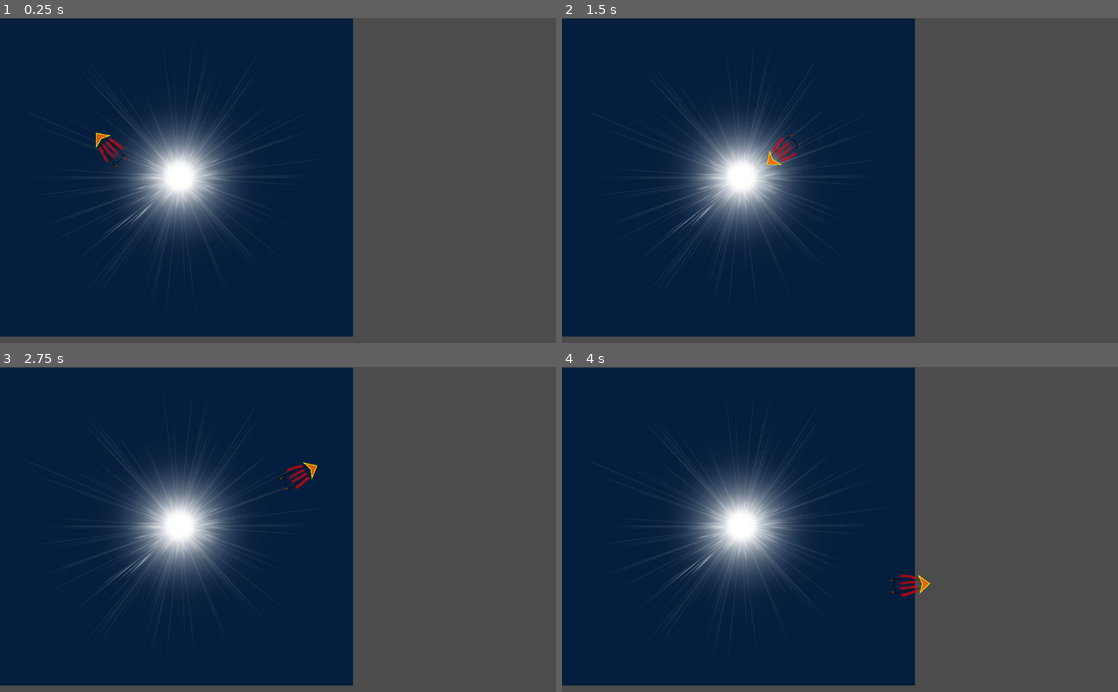
Above: before the commit, frames 1-4 (two rows, left to right).
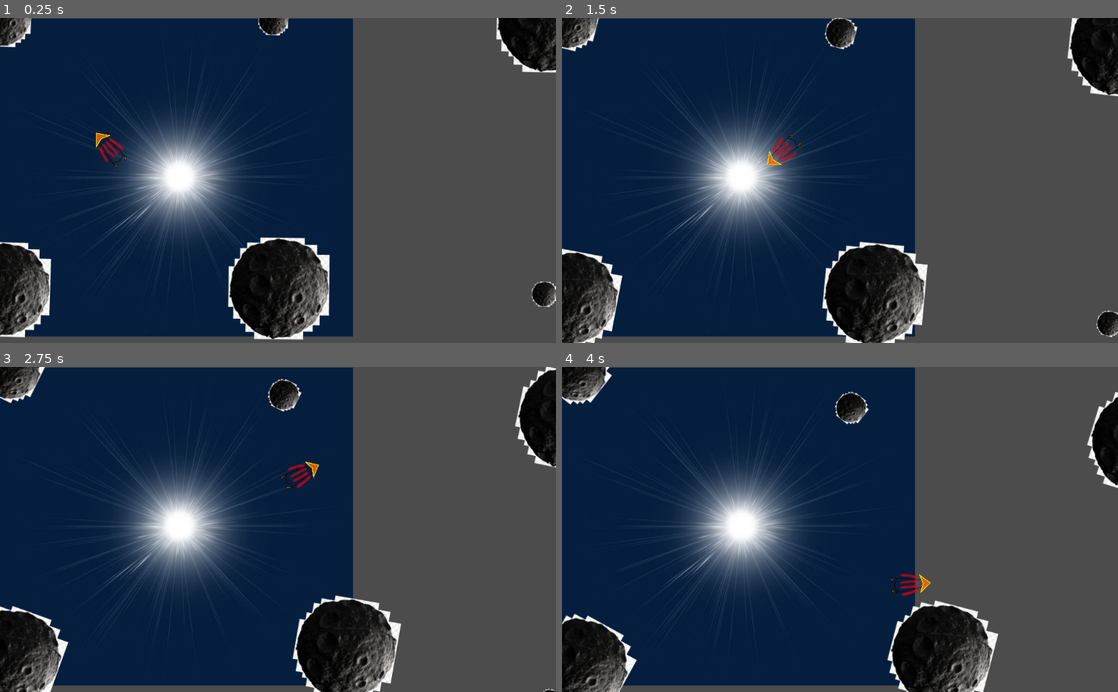
Above: after the commit, the same moments.

Repository: TimelyToga/mini-godot-games
Game: Godot game, scene res://Main2D.tscn
The game is run twice, just before and just after one commit, with the same random seed, the same clock (stepped at 60 frames per second) and the same inputs.
Inputs (mouse positions are in pixels of both pictures, inside the frame that each line leads up to):
- Up to frame 1 (0.25 s): no input
- Up to frame 2 (1.5 s): move the mouse to (962, 164) at 0.52 s; press the mouse at (962, 164) at 0.53 s; move the mouse to (728, 196) at 1.27 s; release the mouse at (728, 196) at 1.28 s; click (728, 196) at 1.35 s
- Up to frame 3 (2.75 s): move the mouse to (333, 458) at 2.02 s; press the mouse at (333, 458) at 2.03 s
- Up to frame 4 (4 s): move the mouse to (812, 594) at 2.77 s; release the mouse at (812, 594) at 2.78 s; click (812, 594) at 2.85 s; move the mouse to (1006, 578) at 3.52 s; press the mouse at (1006, 578) at 3.53 s

The runs differ from the first frame. In frame 1, 9.6% of the frame differs, in the area x 0-100%, y 0-100%; in frame 2, 10%; in frame 3, 9.6%; in frame 4, 8.9%.

Commit message:
Generate Asteroids randomly by moving

Diff:
--- /dev/null
+++ b/shuttle/Asteroid.gd
@@ -0,0 +1,39 @@
+extends KinematicBody2D
+
+export var size = 1.0				# constant multiplier
+export var rotationSpeed = 0.5 		# radians / sec
+export var velocity = Vector2()
+
+var alive = true
+
+const MAX_SIZE = 0.5
+const MAX_ROTATION_SPEED = 0.2
+const MAX_SPEED = 1.0
+
+# Called when the node enters the scene tree for the first time.
+func _ready():
+	randomizeStroid()
+	print("STARTED")
+
+# Create a random asteroid
+func randomizeStroid():
+	print("RANDOM")
+	size = randf()*MAX_SIZE
+	apply_scale(Vector2(size, size))
+
+	rotationSpeed = randf()*MAX_ROTATION_SPEED
+	var direction = Vector2(randf(), randf()).normalized()
+	velocity = direction * (randf() * MAX_SPEED)
+
+	print(size)
+	print(rotationSpeed)
+	print(direction)
+	print(velocity)
+
+# Called every frame. 'delta' is the elapsed time since the previous frame.
+func _process(delta):
+	if !alive:
+		return
+
+	rotate(rotationSpeed * delta)
+	move_and_collide(velocity, false, true)
--- /dev/null
+++ b/shuttle/Asteroid.tscn
@@ -0,0 +1,17 @@
+[gd_scene load_steps=4 format=2]
+
+[ext_resource path="res://asteroid_sprite.png" type="Texture" id=1]
+[ext_resource path="res://Asteroid.gd" type="Script" id=2]
+
+[sub_resource type="CircleShape2D" id=1]
+radius = 318.217
+
+[node name="Asteroid" type="KinematicBody2D"]
+script = ExtResource( 2 )
+
+[node name="Sprite" type="Sprite" parent="."]
+texture = ExtResource( 1 )
+
+[node name="CollisionShape2D" type="CollisionShape2D" parent="."]
+position = Vector2( 14.6191, -6.39587 )
+shape = SubResource( 1 )
--- /dev/null
+++ b/shuttle/AsteroidField.gd
@@ -0,0 +1,49 @@
+extends Node2D
+
+
+# % of asteroids that are generated
+export var fieldDensity = 1.0
+
+# Spacing
+export var spacing = 500.0
+
+
+# "x_y": Asteriod
+var map = {}
+
+var shuttle : KinematicBody2D = null
+const AsteroidResource = preload("res://Asteroid.tscn")
+
+
+# Called when the node enters the scene tree for the first time.
+func _ready():
+	shuttle = get_parent().get_node("Shuttle")
+
+
+func move_to(newPosition: Vector2):
+	if newPosition.length() == 0.0:
+		return
+
+	var mapPos = (newPosition / spacing).round()
+
+	# TODO: check 3x3 grid of cells around this position
+	for x in [-1, 0, 1]:
+		for y in [-1, 0, 1]:
+			if x == 0 and y == 0:
+				continue
+
+			generate(mapPos + Vector2(x, y))
+
+func generate(mapCoords: Vector2):
+	if map.has(mapCoords):
+		return
+
+	print("GENERATING AT ", mapCoords)
+	var asteroid = AsteroidResource.instance()
+	asteroid.position = mapCoords * spacing
+	map[mapCoords] = asteroid
+	self.add_child(asteroid)
+
+# Called every frame. 'delta' is the elapsed time since the previous frame.
+func _process(delta):
+	move_to(shuttle.position)
--- /dev/null
+++ b/shuttle/AsteroidField.tscn
@@ -0,0 +1,6 @@
+[gd_scene load_steps=2 format=2]
+
+[ext_resource path="res://AsteroidField.gd" type="Script" id=1]
+
+[node name="AsteroidField" type="Node2D"]
+script = ExtResource( 1 )
--- a/shuttle/Main2D.tscn
+++ b/shuttle/Main2D.tscn
@@ -1,7 +1,8 @@
-[gd_scene load_steps=3 format=2]
+[gd_scene load_steps=4 format=2]
 
 [ext_resource path="res://Starlight.jpg" type="Texture" id=1]
 [ext_resource path="res://Shuttle.tscn" type="PackedScene" id=2]
+[ext_resource path="res://AsteroidField.tscn" type="PackedScene" id=3]
 
 [node name="Main2D" type="Node2D"]
 
@@ -10,3 +11,5 @@
 texture = ExtResource( 1 )
 
 [node name="Shuttle" parent="." instance=ExtResource( 2 )]
+
+[node name="AsteroidField" parent="." instance=ExtResource( 3 )]
--- a/shuttle/Shuttle.gd
+++ b/shuttle/Shuttle.gd
@@ -10,8 +10,8 @@
 func _process(delta):
 	velocity = position.direction_to(target) * speed
 	look_at(target)
-	position += velocity * delta
-	if position.distance_to(target) > 5:
+	if position.distance_to(target) > 7:
+		position += velocity * delta
 		velocity = move_and_slide(velocity)
 
 func _unhandled_input(event):
Binary file added: shuttle/asteroid_sprite.png
Not shown, added: shuttle/asteroid_sprite.png.import
Not shown, added: .DS_Store
Not shown, added: shuttle/.DS_Store
